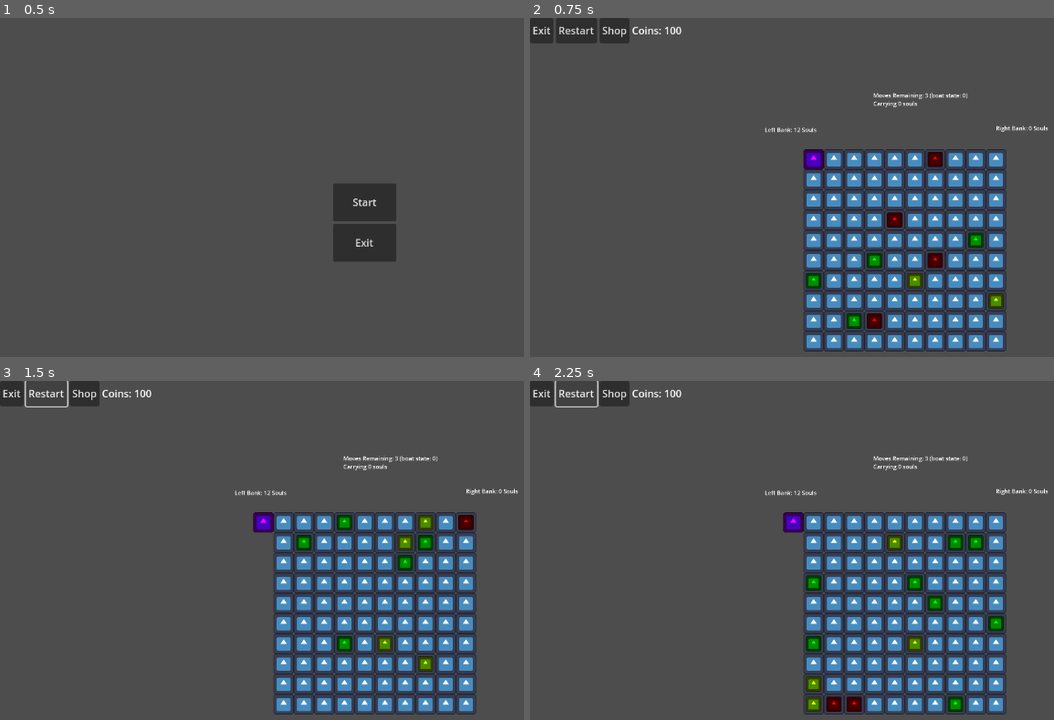
Above: before the commit, frames 1-4 (two rows, left to right).
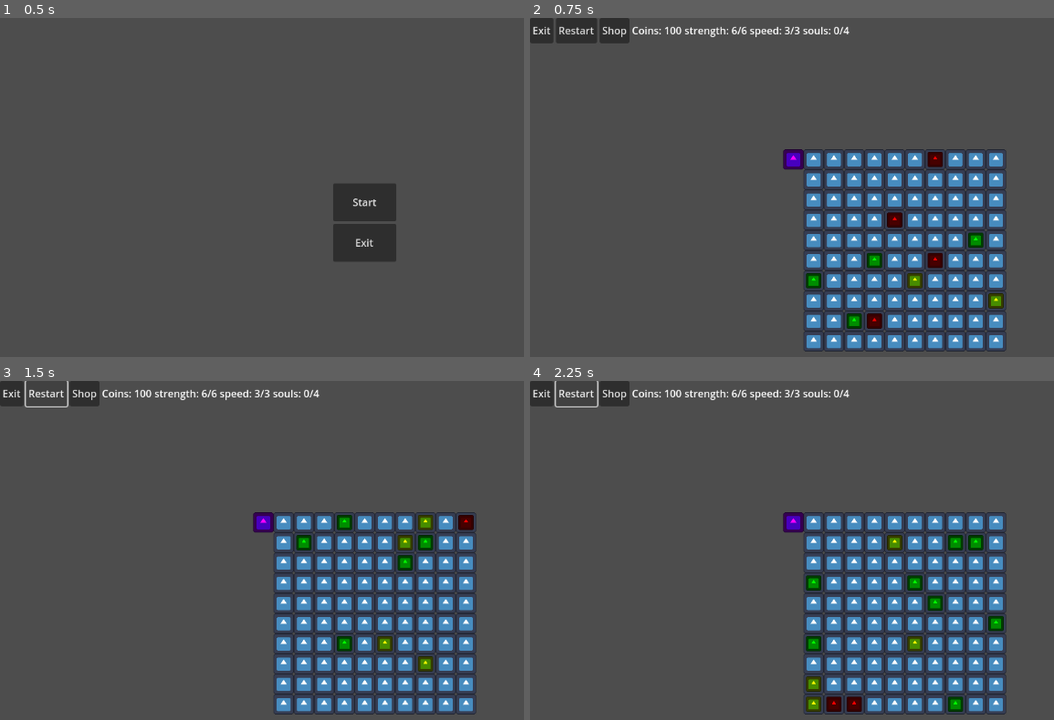
Above: after the commit, the same moments.

Repository: tmrupp/LD53
Game: Godot game, scene res://main_menu.tscn
Same seed, same stepped clock (60 frames per second), same inputs: the game is played once before the commit and once after it. The engine's default icon, where the game draws it, is replaced by a stand-in: a white triangle on a blue panel in a dark square.
Inputs:
- Up to frame 1 (0.5 s): no input
- Up to frame 2 (0.75 s): click "Start" at 0.5 s
- Up to frame 3 (1.5 s): click "Restart" at 1.25 s
- Up to frame 4 (2.25 s): click "Restart" at 2 s

Frame 1 is identical in both runs. In frame 2, 1.2% of the frame differs, in the area x 29-99%, y 2-45%; in frame 3, 0.8%; in frame 4, 0.8%.

Commit message:
display update

Diff:
--- a/Player.gd
+++ b/Player.gd
@@ -16,9 +16,9 @@
 #var max_speed:int = 3 # the value we reset 'speedcurrent_moves_remaining' to after the river flows
 #var current_moves_remaining:int = max_speed
 
-var speed = Stat.new(3, 3)
-var strength = Stat.new(6)
-var souls = Stat.new(4)
+var speed
+var strength
+var souls
 
 #var soul_capacity:int = 4 # max number of souls you can carry at once
 #var current_soul_count:int = 0 # number of souls currently being carried
@@ -31,10 +31,14 @@
 class Stat:
 	var capacity:int = 4
 	var current:int = 0
+	var label
+	var stat_name
 
-	func _init(capacity, current=0):
+	func _init(capacity, label, stat_name, current=0):
 		self.capacity = capacity
 		self.current = current
+		self.label = label
+		self.stat_name = stat_name
 
 	func refresh():
 		current = capacity
@@ -48,9 +52,17 @@
 	func modify(value:int):
 		current += value
 
+	func show():
+		label.text = stat_name + ": " + str(current) + "/" + str(capacity)
+
+func _process(delta):
+	speed.show()
+	strength.show()
+	souls.show()
 
 func _ready():
 	grid_position = Vector2i(-1, 0)
+	full_reset()
 
 func next_level():
 	grid_position = Vector2i(-1, 0)
@@ -62,14 +74,10 @@
 	delivery_num = 1
 
 func full_reset():
-	speed = Stat.new(3, 3)
-	strength = Stat.new(6)
-	souls = Stat.new(4)
+	speed = Stat.new(3, $"../Shop/Top/Speed", "speed",  3)
+	strength = Stat.new(6, $"../Shop/Top/Strength", "strength")
+	souls = Stat.new(4, $"../Shop/Top/Souls", "souls")
 	next_level()
-
-
-#func _process(delta):
-#	river.player_position = position
 
 func interact_with_unit(direction:Vector2i):
 	# print("lpp=", grid_position, " direction=", direction)
--- a/main.tscn
+++ b/main.tscn
@@ -15,6 +15,14 @@
 
 [node name="Main" type="Node2D"]
 
+[node name="Player" type="Node2D" parent="."]
+z_index = 1
+script = ExtResource("3_rl8sr")
+
+[node name="Sprite2D" type="Sprite2D" parent="Player"]
+modulate = Color(1, 0, 1, 1)
+texture = ExtResource("1_qpcv4")
+
 [node name="River" type="Node2D" parent="."]
 script = ExtResource("2_ownun")
 
@@ -28,17 +36,10 @@
 offset = Vector2(512, 400)
 zoom = Vector2(0.25, 0.25)
 
-[node name="Player" type="Node2D" parent="."]
-z_index = 1
-script = ExtResource("3_rl8sr")
-
-[node name="Sprite2D" type="Sprite2D" parent="Player"]
-modulate = Color(1, 0, 1, 1)
-texture = ExtResource("1_qpcv4")
-
 [node name="UI" type="Node" parent="."]
 
 [node name="Speed" type="Label" parent="UI"]
+visible = false
 offset_left = 377.0
 offset_top = -431.0
 offset_right = 725.0
@@ -48,6 +49,7 @@
 script = ExtResource("5_aivmp")
 
 [node name="SoulsCarried" type="Label" parent="UI"]
+visible = false
 offset_left = 377.0
 offset_top = -379.0
 offset_right = 656.0
@@ -57,6 +59,7 @@
 script = ExtResource("7_7tojl")
 
 [node name="LeftBankSouls" type="Label" parent="UI"]
+visible = false
 offset_left = -309.0
 offset_top = -213.0
 offset_bottom = -160.0
@@ -65,6 +68,7 @@
 script = ExtResource("8_27uy0")
 
 [node name="RightBankSouls" type="Label" parent="UI"]
+visible = false
 offset_left = 1152.0
 offset_top = -223.0
 offset_right = 1483.0
@@ -100,6 +104,18 @@
 layout_mode = 2
 text = "Something:"
 
+[node name="Strength" type="Label" parent="Shop/Top"]
+layout_mode = 2
+text = "Something:"
+
+[node name="Speed" type="Label" parent="Shop/Top"]
+layout_mode = 2
+text = "Something:"
+
+[node name="Souls" type="Label" parent="Shop/Top"]
+layout_mode = 2
+text = "Something:"
+
 [node name="UpgradeOptions" type="HBoxContainer" parent="Shop"]
 anchors_preset = 8
 anchor_left = 0.5
